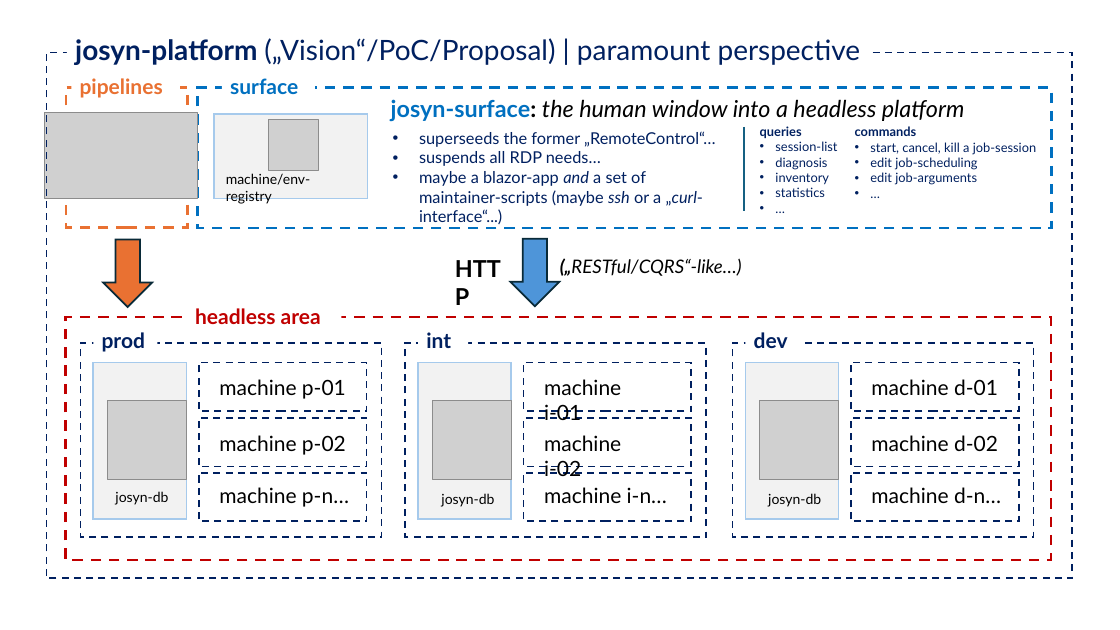
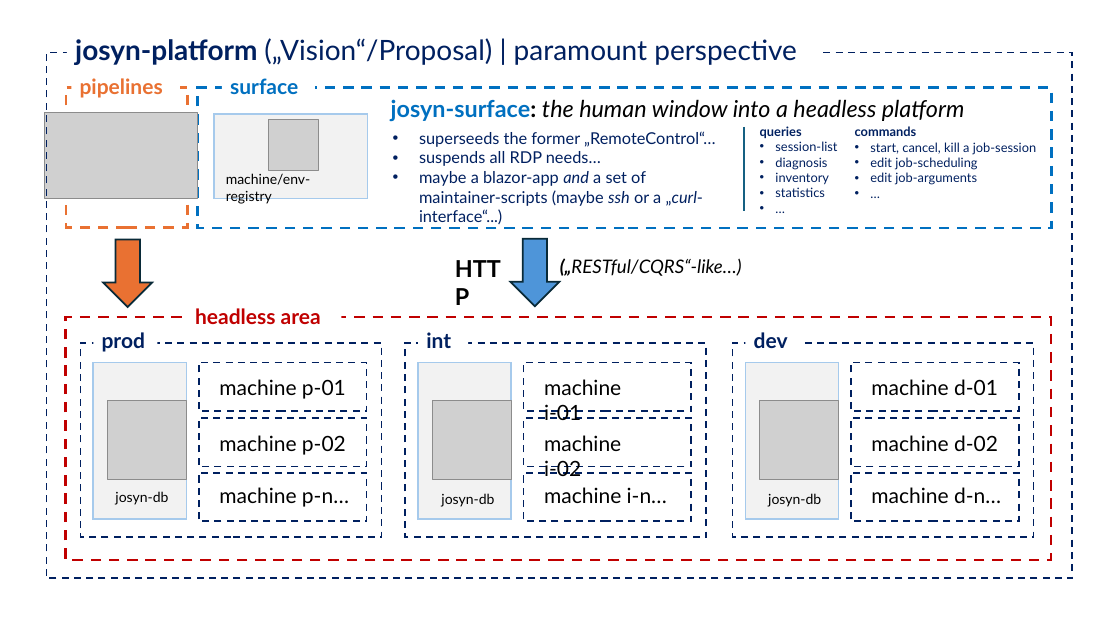
Before and after one commit to ckluth/josyn-platform, a slide deck: slide 10 of josyn-intro.pptx. Drawn at 1120x630 pixels with LibreOffice and Linux fonts; fonts in the diff are those of the drawing; grey boxes stand for pictures. Boxes give left, top, right and bottom in pixels: in the first picture for what was removed or moved away, otherwise in the second. Text is boxed around its words. In the diff, an @@ line names an element or a change of style, - is before the commit and + after.

```diff
--- a/josyn-intro.pptx
+++ b/josyn-intro.pptx
@@ text at (x1=75, y1=38, x2=797, y2=65): text changed @@
-josyn-platform („Vision“/PoC/Proposal) | paramount perspective
+josyn-platform („Vision“/Proposal) | paramount perspective
```
Also in this commit, not shown: 4 other slides changed.
